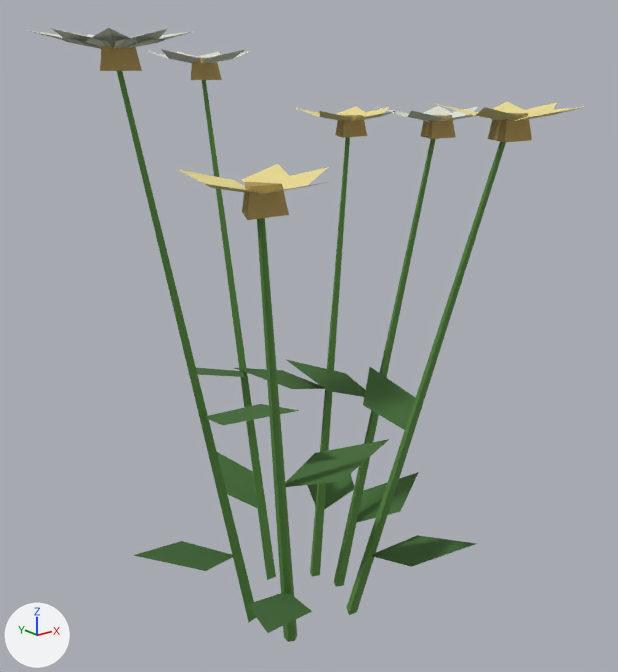
Two versions of the glTF model assets/environment_overhaul/wildflower_lod1.gltf, one commit apart.
Before and after are seen from a camera (50 mm lens) standing at (-0.45, -0.579, 0.495) and looking at (0.009, -0.005, 0.266). Every picture has the same lights, and +X, +Y and +Z are marked at lower left. The first picture is the older version. Vertices at exactly the same position are counted once.

Names of what the first picture shows: 'wildflower_original_lod1'.
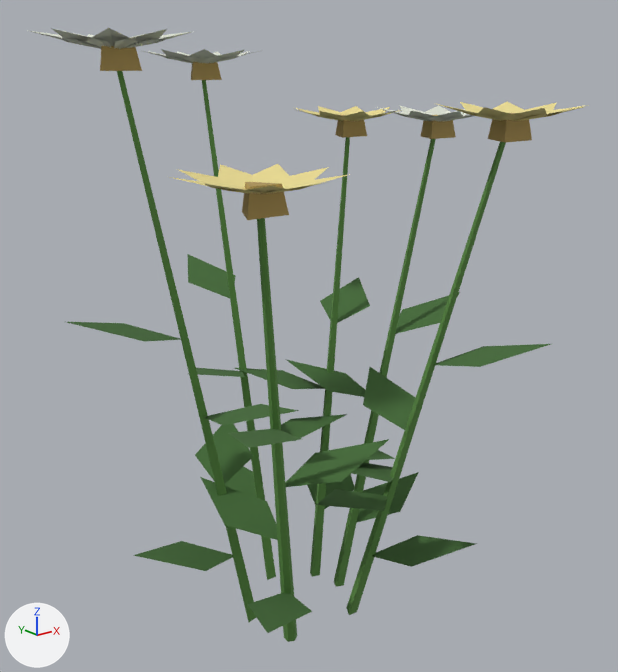
Changed parts and their boxes [x1, y1, x2, y2] in the pictures (618 x 672 px):
'wildflower_original_lod1', reshaped
    before: [27, 28, 583, 642]
    after: [27, 28, 586, 642]
part 1 of me_wildflower_original_lod1, added (green)
    after: [396, 292, 460, 334]
part 2 of me_wildflower_original_lod1, added (green)
    after: [228, 429, 301, 448]
part 3 of me_wildflower_original_lod1, added (green)
    after: [188, 254, 236, 298]
part 4 of me_wildflower_original_lod1, added (green)
    after: [434, 344, 551, 367]
part 5 of me_wildflower_original_lod1, added (green)
    after: [67, 322, 181, 342]
part 6 of me_wildflower_original_lod1, added (green)
    after: [320, 277, 370, 323]
part 7 of me_wildflower_original_lod1, added
    after: [140, 49, 586, 194]
part 8 of me_wildflower_original_lod1, added (green)
    after: [195, 414, 395, 540]

Diff of the bpy script that builds the scene:
```diff
--- a/assets/environment_overhaul/wildflower_lod1.gltf.py
+++ b/assets/environment_overhaul/wildflower_lod1.gltf.py
@@ me_wildflower_original_lod1 @@
 # used by ob_wildflower_original_lod1; location = (0.0, 0.0, 0.0)
-me_wildflower_original_lod1.from_pydata(...)  # 267 vertices, 274 faces; spans x -0.21..0.21, y -0.21..0.21, z 0.0..0.52
+me_wildflower_original_lod1.from_pydata(...)  # 372 vertices, 336 faces; spans x -0.21..0.21, y -0.21..0.21, z 0.0..0.52
+# me_wildflower_original_lod1 part 1: the loose piece of 4 vertices spanning x 0.054..0.148, y -0.042..0.014, z 0.064..0.092 is copied, and the copy is moved by (0.048, -0.001, 0.187); it spans x 0.102..0.196, y -0.043..0.013, z 0.251..0.279
+# me_wildflower_original_lod1 part 2: the loose piece of 4 vertices spanning x -0.13..-0.06, y -0.128..-0.061, z 0.06..0.088 is copied, and the copy is moved by (-0.036, -0.034, 0.175); it spans x -0.166..-0.096, y -0.161..-0.095, z 0.235..0.263
+# me_wildflower_original_lod1 part 3: the loose piece of 4 vertices spanning x -0.029..0.024, y 0.054..0.153, z 0.071..0.099 is copied, and the copy is moved by (0.005, 0.047, 0.208); it spans x -0.024..0.028, y 0.101..0.2, z 0.279..0.307
+# me_wildflower_original_lod1 part 4: the loose piece of 4 vertices spanning x 0.028..0.086, y -0.148..-0.069, z 0.065..0.093 is copied, and the copy is moved by (0.028, -0.04, 0.191); it spans x 0.057..0.113, y -0.189..-0.109, z 0.256..0.284
+# me_wildflower_original_lod1 part 5: the loose piece of 4 vertices spanning x -0.167..-0.074, y -0.023..0.033, z 0.072..0.1 is copied, and the copy is moved by (-0.04, 0.008, 0.212); it spans x -0.207..-0.114, y -0.014..0.041, z 0.284..0.312
+# me_wildflower_original_lod1 part 6: the loose piece of 4 vertices spanning x 0.043..0.123, y 0.022..0.076, z 0.064..0.091 is copied, and the copy is moved by (0.04, 0.026, 0.186); it spans x 0.083..0.163, y 0.048..0.101, z 0.249..0.277
+# me_wildflower_original_lod1 part 7
+# 57 vertices are added at x -0.187..0.197, y -0.203..0.177, z 0.424..0.511
+# 38 new faces join them
+# me_wildflower_original_lod1 part 8
+# 24 vertices are added at x -0.107..0.085, y -0.115..0.076, z 0.118..0.171
+# 12 new faces join them
 me_wildflower_original_lod1.materials.append(mat_vegetation_vertex_color)
```
